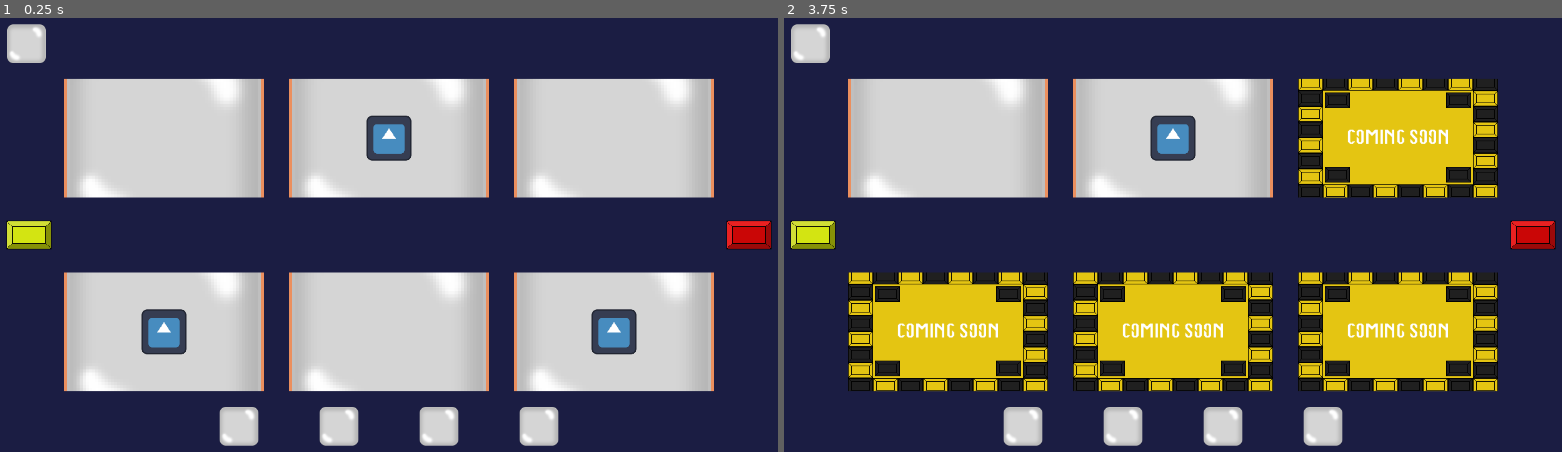
Above: before the commit, frames 1-2 (left to right).
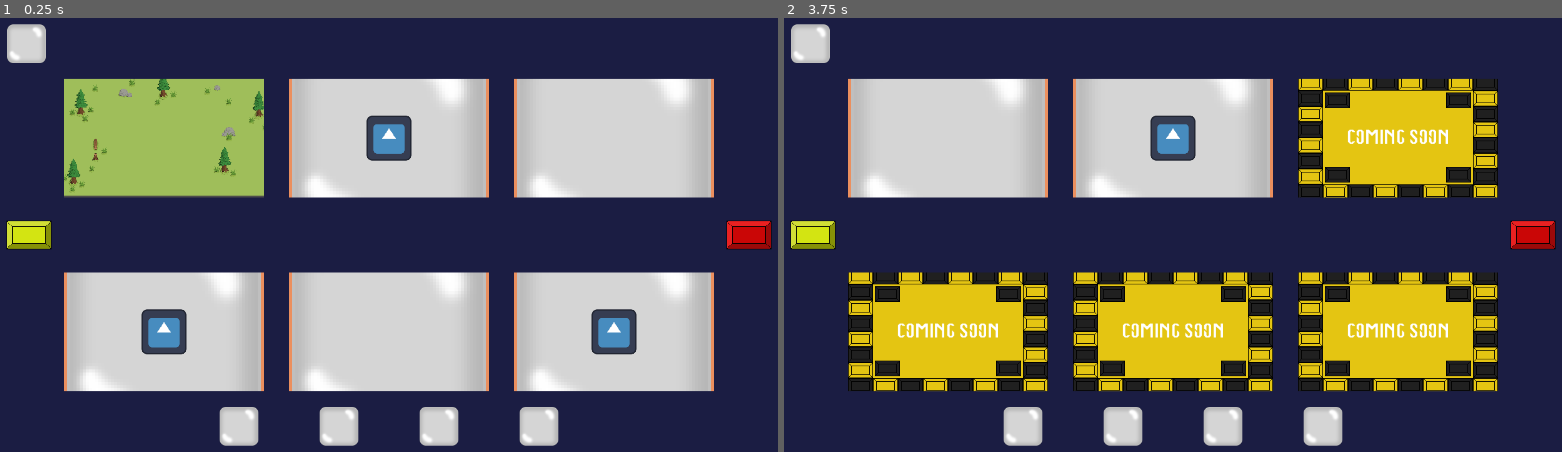
Above: after the commit, the same moments.

Repository: RuiTheSalted/Brick-by-Brick
Game: Godot game, scene res://menus/playScreen/mapSelectionScreen.tscn
The game is run twice, just before and just after one commit, with the same random seed, the same clock (stepped at 60 frames per second) and the same inputs. This scene is started directly instead of the project's main scene. The engine's default icon, where the game draws it, is replaced by a stand-in: a white triangle on a blue panel in a dark square.
Inputs (mouse positions are in pixels of both pictures, inside the frame that each line leads up to):
- Up to frame 1 (0.25 s): no input
- Up to frame 2 (3.75 s): click (1025, 425) at 0.5 s; click (1025, 425) at 1.25 s; click (1126, 425) at 2 s; click (1126, 425) at 2.75 s; click (815, 235) at 3.5 s

The runs differ from the first frame. In frame 1, 7.0% of the frame differs, in the area x 8-34%, y 14-42%; in frame 2, nothing differs.

Commit message:
Fixed small errors on ball, brick, and other collision stuff. Also connected everything to main title screen and connected map 1 to said screens. Added a thumbnail to map select as well. Also implemented screenshot code that can be copy and pasted and used by pressing T

Diff:
--- a/menus/achievementsScreen/achievementItems/brickBreaker.tscn
+++ b/menus/achievementsScreen/achievementItems/brickBreaker.tscn
@@ -1,6 +1,6 @@
 [gd_scene format=3 uid="uid://dxg6hyvuy82k0"]
 
-[ext_resource type="Texture2D" uid="uid://bb3fluwqgpvxf" path="res://assets/spritesArt/bricks/brick.png" id="1_8rubt"]
+[ext_resource type="Texture2D" uid="uid://bb3fluwqgpvxf" path="res://assets/spritesArt/bricks/placeholderBrick.png" id="1_8rubt"]
 [ext_resource type="FontFile" uid="uid://c3eqo4rgsja0k" path="res://assets/fonts/Stepalange-x3BLm.otf" id="2_ss5ei"]
 
 [node name="brickSetup" type="VBoxContainer" unique_id=1548413846]
--- a/menus/achievementsScreen/achievementItems/brickByBrick.tscn
+++ b/menus/achievementsScreen/achievementItems/brickByBrick.tscn
@@ -1,6 +1,6 @@
 [gd_scene format=3 uid="uid://bqgmc77kyu5x5"]
 
-[ext_resource type="Texture2D" uid="uid://bb3fluwqgpvxf" path="res://assets/spritesArt/bricks/brick.png" id="1_rao0x"]
+[ext_resource type="Texture2D" uid="uid://bb3fluwqgpvxf" path="res://assets/spritesArt/bricks/placeholderBrick.png" id="1_rao0x"]
 [ext_resource type="FontFile" uid="uid://c3eqo4rgsja0k" path="res://assets/fonts/Stepalange-x3BLm.otf" id="2_cg5d8"]
 
 [node name="brickSetup" type="VBoxContainer" unique_id=1548413846]
--- a/menus/achievementsScreen/achievementItems/brickDemon.tscn
+++ b/menus/achievementsScreen/achievementItems/brickDemon.tscn
@@ -1,6 +1,6 @@
 [gd_scene format=3 uid="uid://dlo4grrwpad0r"]
 
-[ext_resource type="Texture2D" uid="uid://bb3fluwqgpvxf" path="res://assets/spritesArt/bricks/brick.png" id="1_qdors"]
+[ext_resource type="Texture2D" uid="uid://bb3fluwqgpvxf" path="res://assets/spritesArt/bricks/placeholderBrick.png" id="1_qdors"]
 [ext_resource type="FontFile" uid="uid://c3eqo4rgsja0k" path="res://assets/fonts/Stepalange-x3BLm.otf" id="2_yw43g"]
 
 [node name="brickSetup" type="VBoxContainer" unique_id=1548413846]
--- a/menus/achievementsScreen/achievementItems/leveledBricks.tscn
+++ b/menus/achievementsScreen/achievementItems/leveledBricks.tscn
@@ -1,6 +1,6 @@
 [gd_scene format=3 uid="uid://ccbpxd787j8xb"]
 
-[ext_resource type="Texture2D" uid="uid://bb3fluwqgpvxf" path="res://assets/spritesArt/bricks/brick.png" id="1_07hqq"]
+[ext_resource type="Texture2D" uid="uid://bb3fluwqgpvxf" path="res://assets/spritesArt/bricks/placeholderBrick.png" id="1_07hqq"]
 [ext_resource type="FontFile" uid="uid://c3eqo4rgsja0k" path="res://assets/fonts/Stepalange-x3BLm.otf" id="2_smot3"]
 
 [node name="brickSetup" type="VBoxContainer" unique_id=1548413846]
--- a/menus/achievementsScreen/achievementsScreen.tscn
+++ b/menus/achievementsScreen/achievementsScreen.tscn
@@ -1,7 +1,7 @@
 [gd_scene format=3 uid="uid://dno8vqgflj0qr"]
 
 [ext_resource type="FontFile" uid="uid://c3eqo4rgsja0k" path="res://assets/fonts/Stepalange-x3BLm.otf" id="1_11rl1"]
-[ext_resource type="Texture2D" uid="uid://bb3fluwqgpvxf" path="res://assets/spritesArt/bricks/brick.png" id="1_bm2se"]
+[ext_resource type="Texture2D" uid="uid://bb3fluwqgpvxf" path="res://assets/spritesArt/bricks/placeholderBrick.png" id="1_bm2se"]
 [ext_resource type="Script" uid="uid://b1vdaegxb0xrc" path="res://menus/achievementsScreen/achievements_screen.gd" id="1_e2uqf"]
 
 [node name="AchievementsScreen" type="Control" unique_id=272239464]
--- a/menus/ballsScreen/ballsScreen.tscn
+++ b/menus/ballsScreen/ballsScreen.tscn
@@ -3,7 +3,7 @@
 [ext_resource type="Texture2D" uid="uid://cjm36a8ysgf4b" path="res://maps/easyMaps/mapsSprites/grassLevelOne/GrassBackground.png" id="1_fjtep"]
 [ext_resource type="Script" uid="uid://4fnm3rai2pf3" path="res://menus/ballsScreen/balls_screen.gd" id="1_nwaby"]
 [ext_resource type="PackedScene" uid="uid://i3x8pvsdri2m" path="res://menus/ballsScreen/balls/ballItem.tscn" id="2_r3p66"]
-[ext_resource type="Texture2D" uid="uid://bb3fluwqgpvxf" path="res://assets/spritesArt/bricks/brick.png" id="4_4fwmi"]
+[ext_resource type="Texture2D" uid="uid://bb3fluwqgpvxf" path="res://assets/spritesArt/bricks/placeholderBrick.png" id="4_4fwmi"]
 
 [node name="BallsScreen" type="Control" unique_id=136443830]
 layout_mode = 3
--- a/menus/ballsScreen/balls_screen.gd
+++ b/menus/ballsScreen/balls_screen.gd
@@ -20,6 +20,7 @@
 	{"id":"basic", "name":"Basic Ball", "tex":"res://assets/spritesArt/ball/ball.png"},
 	{"id":"ice",   "name":"Ice Ball",   "tex":"res://assets/spritesArt/ball/iceball.png"},
 	{"id":"fire",  "name":"Tennis Ball",  "tex":"res://assets/spritesArt/ball/tennisBall.png"},
+	{"id":"cannon",  "name":"Cannon Ball",  "tex":"res://assets/spritesArt/ball/Cannon_Ball.png"},
 ]
 
 var selected_index: int = 0 # WHICH BALL IS CURRENTLY CENTERED
--- a/menus/helpScreen/helpScreen.tscn
+++ b/menus/helpScreen/helpScreen.tscn
@@ -3,7 +3,7 @@
 [ext_resource type="Script" uid="uid://dfjbay576w8gg" path="res://menus/helpScreen/helpScreenScript.gd" id="1_klxlx"]
 [ext_resource type="Texture2D" uid="uid://bp54ent36gktw" path="res://assets/spritesArt/bricks/Yellow Block-1.png" id="1_uy3kg"]
 [ext_resource type="Texture2D" uid="uid://dfitjubyf7dx2" path="res://assets/spritesArt/bricks/Red Block-1.png" id="2_ihl41"]
-[ext_resource type="Texture2D" uid="uid://bb3fluwqgpvxf" path="res://assets/spritesArt/bricks/brick.png" id="3_klxlx"]
+[ext_resource type="Texture2D" uid="uid://bb3fluwqgpvxf" path="res://assets/spritesArt/bricks/placeholderBrick.png" id="3_klxlx"]
 
 [sub_resource type="StyleBoxFlat" id="StyleBoxFlat_uy3kg"]
 bg_color = Color(1, 0.8862745, 0.69803923, 1)
--- a/menus/playScreen/mapSelectionScreen.tscn
+++ b/menus/playScreen/mapSelectionScreen.tscn
@@ -1,7 +1,7 @@
 [gd_scene format=3 uid="uid://b6e47tnrva2v0"]
 
 [ext_resource type="Script" uid="uid://caw05dvpxt2jd" path="res://menus/playScreen/map_selection_screen.gd" id="1_0tbqx"]
-[ext_resource type="Texture2D" uid="uid://bb3fluwqgpvxf" path="res://assets/spritesArt/bricks/brick.png" id="1_p3lh0"]
+[ext_resource type="Texture2D" uid="uid://bb3fluwqgpvxf" path="res://assets/spritesArt/bricks/placeholderBrick.png" id="1_p3lh0"]
 [ext_resource type="Texture2D" uid="uid://bp54ent36gktw" path="res://assets/spritesArt/bricks/Yellow Block-1.png" id="2_ns55j"]
 [ext_resource type="Texture2D" uid="uid://dfitjubyf7dx2" path="res://assets/spritesArt/bricks/Red Block-1.png" id="3_0tbqx"]
 [ext_resource type="PackedScene" uid="uid://buw7cly7xpya" path="res://menus/playScreen/mapTile.tscn" id="4_0ao2u"]
--- a/menus/playScreen/mapTile.tscn
+++ b/menus/playScreen/mapTile.tscn
@@ -21,6 +21,7 @@
 anchor_bottom = 1.0
 grow_horizontal = 2
 grow_vertical = 2
+mouse_filter = 1
 theme_override_styles/panel = SubResource("StyleBoxFlat_spubr")
 
 [node name="mapImage" type="TextureRect" parent="card" unique_id=737756433]
@@ -30,6 +31,7 @@
 anchor_bottom = 1.0
 grow_horizontal = 2
 grow_vertical = 2
+mouse_filter = 2
 texture = ExtResource("1_pti1o")
 expand_mode = 1
 stretch_mode = 6
@@ -49,17 +51,20 @@
 offset_bottom = 20.0
 grow_horizontal = 2
 grow_vertical = 2
+mouse_filter = 2
 texture = ExtResource("2_kwk6h")
 expand_mode = 1
 stretch_mode = 5
 
 [node name="comingSoonContainer" type="Control" parent="card" unique_id=85213970]
+visible = false
 layout_mode = 1
 anchors_preset = 15
 anchor_right = 1.0
 anchor_bottom = 1.0
 grow_horizontal = 2
 grow_vertical = 2
+mouse_filter = 2
 
 [node name="comingSoon" type="TextureRect" parent="card/comingSoonContainer" unique_id=595262332]
 layout_mode = 1
@@ -68,6 +73,7 @@
 anchor_bottom = 1.0
 grow_horizontal = 2
 grow_vertical = 2
+mouse_filter = 2
 texture = ExtResource("3_2cu4q")
 expand_mode = 1
 stretch_mode = 6
--- a/menus/playScreen/map_selection_screen.gd
+++ b/menus/playScreen/map_selection_screen.gd
@@ -17,14 +17,14 @@
 # REPLACE WITH "/map/mapNumber.png" & BOOLEAN NOT T/F.
 # MAPS GO HERE NOT IN NODE TREE, ADD THE MAPS HERE.
 var maps := [
-	{"preview": preload("res://assets/spritesArt/bricks/brick.png"), "completed": false},
-	{"preview": preload("res://assets/spritesArt/bricks/brick.png"), "completed": true},
-	{"preview": preload("res://assets/spritesArt/bricks/brick.png"), "completed": false},
-	{"preview": preload("res://assets/spritesArt/bricks/brick.png"), "completed": true},
-	{"preview": preload("res://assets/spritesArt/bricks/brick.png"), "completed": false},
-	{"preview": preload("res://assets/spritesArt/bricks/brick.png"), "completed": true},
-	{"preview": preload("res://assets/spritesArt/bricks/brick.png"), "completed": false},
-	{"preview": preload("res://assets/spritesArt/bricks/brick.png"), "completed": true},
+	{"preview": preload("res://assets/spritesArt/mapPreviewImgs/map1Thumbnail.png"), "completed": false, "scene": "res://scenes/level.tscn"},
+	{"preview": preload("res://assets/spritesArt/bricks/placeholderBrick.png"), "completed": true},
+	{"preview": preload("res://assets/spritesArt/bricks/placeholderBrick.png"), "completed": false},
+	{"preview": preload("res://assets/spritesArt/bricks/placeholderBrick.png"), "completed": true},
+	{"preview": preload("res://assets/spritesArt/bricks/placeholderBrick.png"), "completed": false},
+	{"preview": preload("res://assets/spritesArt/bricks/placeholderBrick.png"), "completed": true},
+	{"preview": preload("res://assets/spritesArt/bricks/placeholderBrick.png"), "completed": false},
+	{"preview": preload("res://assets/spritesArt/bricks/placeholderBrick.png"), "completed": true},
 ]
 
 # SET PAGE AND MAP INDEX
@@ -90,11 +90,25 @@
 func _on_tile_gui_input(tile_index: int, event: InputEvent) -> void:
 # IF LEFT MOUSE CLICKED
 	if event is InputEventMouseButton and event.pressed and event.button_index == MOUSE_BUTTON_LEFT:
-		selected_map_index = page * 6 + tile_index # GET CLICKED INDEX AND STORE
+		selected_map_index = page * 6 + tile_index
 
-# CHECK MAP EXISTS AND ISNT "coming soon"
-		if selected_map_index < maps.size():
-			print("Selected map:", selected_map_index)
+		# IF ITS "coming soon" STOP HERE
+		if selected_map_index >= maps.size():
+			return
+
+		print("Selected map:", selected_map_index)
+
+		var map_data: Dictionary = maps[selected_map_index]
+
+		# MAKE SURE SCENE PATH EXISTS
+		if not map_data.has("scene") or String(map_data["scene"]).is_empty():
+			print("Map has no scene assigned yet:", selected_map_index)
+			return
+
+		var scene_path: String = map_data["scene"]
+		print("Loading map:", selected_map_index, "->", scene_path)
+
+		get_tree().change_scene_to_file(scene_path)
 
 # WHEN LEFT ARROW CLICKED, GO LEFT
 func _on_left_arrow_pressed() -> void:
--- a/menus/settingsScreen/settingsScreen.tscn
+++ b/menus/settingsScreen/settingsScreen.tscn
@@ -1,6 +1,6 @@
 [gd_scene format=3 uid="uid://c0stkw1ilssuy"]
 
-[ext_resource type="Texture2D" uid="uid://bb3fluwqgpvxf" path="res://assets/spritesArt/bricks/brick.png" id="1_ai1nm"]
+[ext_resource type="Texture2D" uid="uid://bb3fluwqgpvxf" path="res://assets/spritesArt/bricks/placeholderBrick.png" id="1_ai1nm"]
 [ext_resource type="Script" uid="uid://dipaoaenjmvup" path="res://menus/settingsScreen/settingsScreenScript.gd" id="1_bjpso"]
 [ext_resource type="FontFile" uid="uid://c3eqo4rgsja0k" path="res://assets/fonts/Stepalange-x3BLm.otf" id="2_bjpso"]
 
--- a/project.godot
+++ b/project.godot
@@ -11,7 +11,7 @@
 [application]
 
 config/name="Project Brick"
-run/main_scene="uid://hppu1j2rywla"
+run/main_scene="uid://mkpkvd5s2s23"
 config/features=PackedStringArray("4.6", "Forward Plus")
 config/icon="res://icon.svg"
 
@@ -31,6 +31,14 @@
 "res://scripts/": "green"
 }
 
+[input]
+
+screenshot={
+"deadzone": 0.2,
+"events": [Object(InputEventKey,"resource_local_to_scene":false,"resource_name":"","device":-1,"window_id":0,"alt_pressed":false,"shift_pressed":true,"ctrl_pressed":false,"meta_pressed":false,"pressed":false,"keycode":0,"physical_keycode":84,"key_label":0,"unicode":84,"location":0,"echo":false,"script":null)
+]
+}
+
 [physics]
 
 3d/physics_engine="Jolt Physics"
--- a/scenes/ball.tscn
+++ b/scenes/ball.tscn
@@ -15,6 +15,5 @@
 offset = Vector2(10, 10)
 
 [node name="CollisionShape2D" type="CollisionShape2D" parent="." unique_id=1073249583]
-rotation = -6.2831855
 scale = Vector2(0.1, 0.1)
 shape = SubResource("CircleShape2D_cxlvu")
--- a/scenes/ball_spawner.tscn
+++ b/scenes/ball_spawner.tscn
@@ -3,7 +3,6 @@
 [ext_resource type="Script" uid="uid://dmw78m1tp2fq7" path="res://scripts/ball_spawner.gd" id="1_vml06"]
 
 [node name="BallSpawner" type="Node2D" unique_id=478855960]
-position = Vector2(247, 165)
 script = ExtResource("1_vml06")
 
 [node name="Button" type="Button" parent="." unique_id=412995413]
--- a/scenes/bricks.tscn
+++ b/scenes/bricks.tscn
@@ -7,12 +7,10 @@
 size = Vector2(163.84622, 49.230804)
 
 [node name="Bricks" type="StaticBody2D" unique_id=1464704197]
-position = Vector2(594, 446)
 scale = Vector2(1.3, 1.3)
 script = ExtResource("1_gysv1")
 
 [node name="Sprite2D" type="Sprite2D" parent="." unique_id=1006821200]
-position = Vector2(-8.076939, 25.384626)
 scale = Vector2(0.99278855, 0.9423077)
 texture = ExtResource("2_wuing")
 
--- a/scenes/buttons.tscn
+++ b/scenes/buttons.tscn
@@ -3,7 +3,6 @@
 [ext_resource type="Script" uid="uid://bf4jpebb5fy3d" path="res://scripts/buttons.gd" id="1_ew542"]
 
 [node name="Buttons" type="Node2D" unique_id=608108710]
-position = Vector2(98, 63)
 script = ExtResource("1_ew542")
 
 [node name="Button" type="Button" parent="." unique_id=1104281975]
--- /dev/null
+++ b/scenes/level.gd
@@ -0,0 +1,27 @@
+extends Node2D
+
+# ALL THIS CODE IS JUST TO TAKE A SCREENSHOT.
+# LEAVE IT ALONE UNLESS YOU NEED TO ADD A SCRIPT BUT LET MARTIN KNOW
+# SCREENSHOT IS TAKEN WITH "T" AND STORED IN PROJECT -> OPEN USER DATA FOLDER
+
+func _input(event):
+	# Trigger the screenshot when the 'screenshot' action is pressed
+	if event.is_action_pressed("screenshot"):
+		take_screenshot()
+
+func take_screenshot():
+	# It is recommended to wait for the frame to finish rendering to ensure a complete capture
+	await RenderingServer.frame_post_draw
+
+	# Get the image data from the current viewport
+	var image = get_viewport().get_texture().get_image()
+
+	# Generate a unique file name using the system date and time
+	# Replace invalid characters (like ":" and ".") for cross-platform compatibility
+	var date_string = Time.get_date_string_from_system().replace(".", "_")
+	var time_string = Time.get_time_string_from_system().replace(":", "")
+	var screenshot_path = "user://screenshot_" + date_string + "_" + time_string + ".png"
+
+	# Save the image to the user directory
+	image.save_png(screenshot_path)
+	print("Screenshot saved to: ", screenshot_path)
--- a/scenes/level.tscn
+++ b/scenes/level.tscn
@@ -1,6 +1,7 @@
 [gd_scene format=3 uid="uid://hppu1j2rywla"]
 
 [ext_resource type="PackedScene" uid="uid://d1qf34fyylxqi" path="res://scenes/paddle.tscn" id="1_2q6dc"]
+[ext_resource type="Script" uid="uid://dsin6u8lewrlf" path="res://scenes/level.gd" id="1_64w2a"]
 [ext_resource type="PackedScene" uid="uid://dtlu1ys4mvur7" path="res://scenes/ball_spawner.tscn" id="1_mx8sn"]
 [ext_resource type="PackedScene" uid="uid://dj35vrqtmjv7k" path="res://scenes/ball.tscn" id="2_w7c3h"]
 [ext_resource type="Texture2D" uid="uid://c0h23gn43txwl" path="res://maps/easyMaps/mapsSprites/grassLevelOne/Grass.png" id="3_2r41h"]
@@ -26,6 +27,7 @@
 size = Vector2(1280.5, 22)
 
 [node name="Level" type="Node2D" unique_id=1648176846]
+script = ExtResource("1_64w2a")
 
 [node name="Background" type="Sprite2D" parent="." unique_id=394307397]
 position = Vector2(642, 350)
@@ -229,3 +231,4 @@
 position = Vector2(430, 201)
 
 [node name="Bricks" parent="." unique_id=1802336756 instance=ExtResource("10_ppgk2")]
+position = Vector2(640, 350)
Renamed: assets/spritesArt/bricks/brick.png -> assets/spritesArt/bricks/placeholderBrick.png
Not shown, added: assets/spritesArt/bricks/placeholderBrick.png.import
Binary file added: assets/spritesArt/mapPreviewImgs/map1Thumbnail.png
Not shown, changed: assets/spritesArt/mapPreviewImgs/map1Thumbnail.png.import
Not shown, removed: assets/spritesArt/mapPreviewImgs/placeholder.txt
Not shown, added: scenes/level.gd.uid
